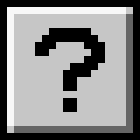
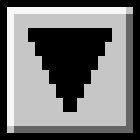
Layer changes from the first 140×140 image to the second:
hid "图层 12" over [35, 28, 105, 98]
showed "图层 2", painted on it over [28, 28, 112, 98]
